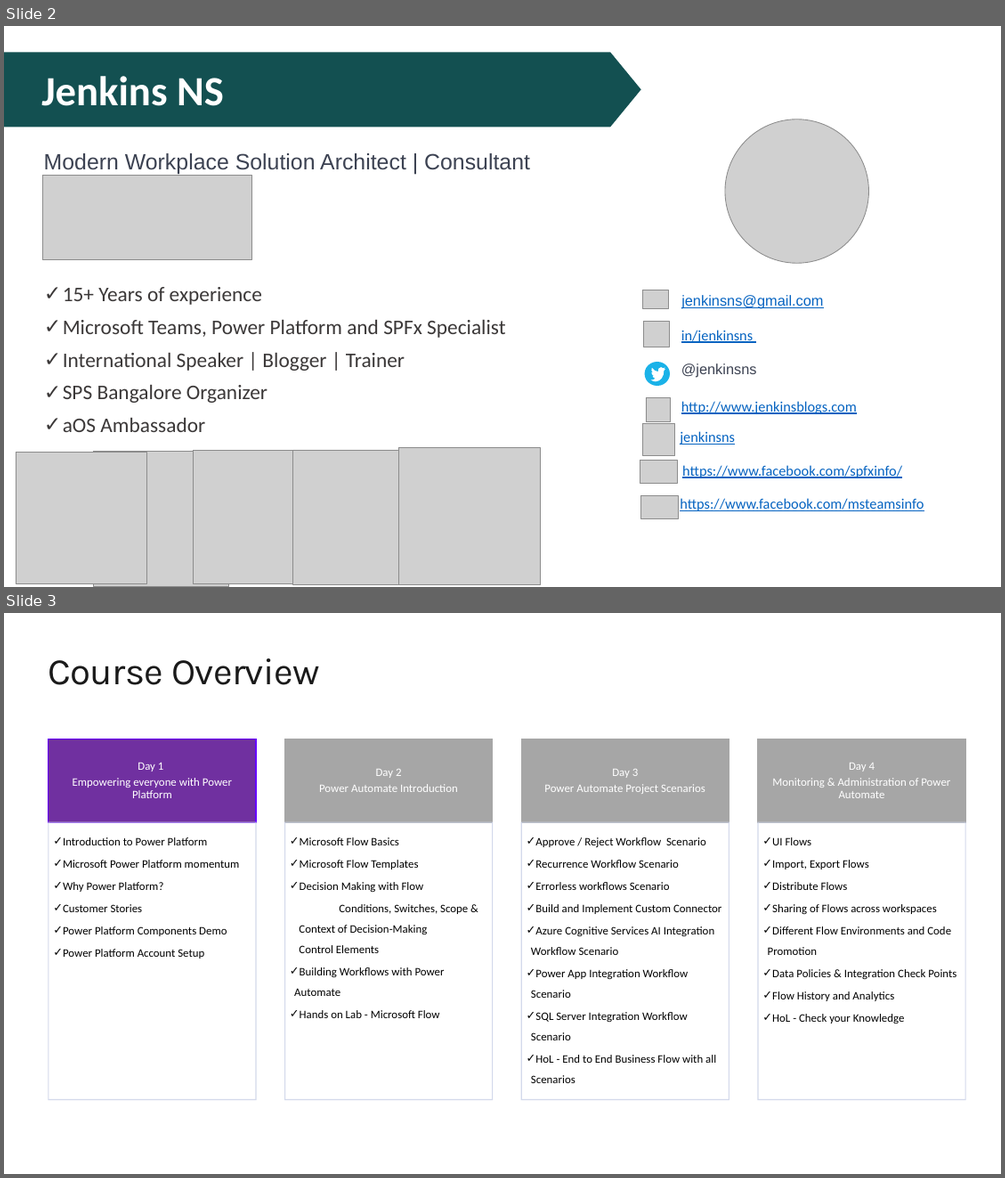
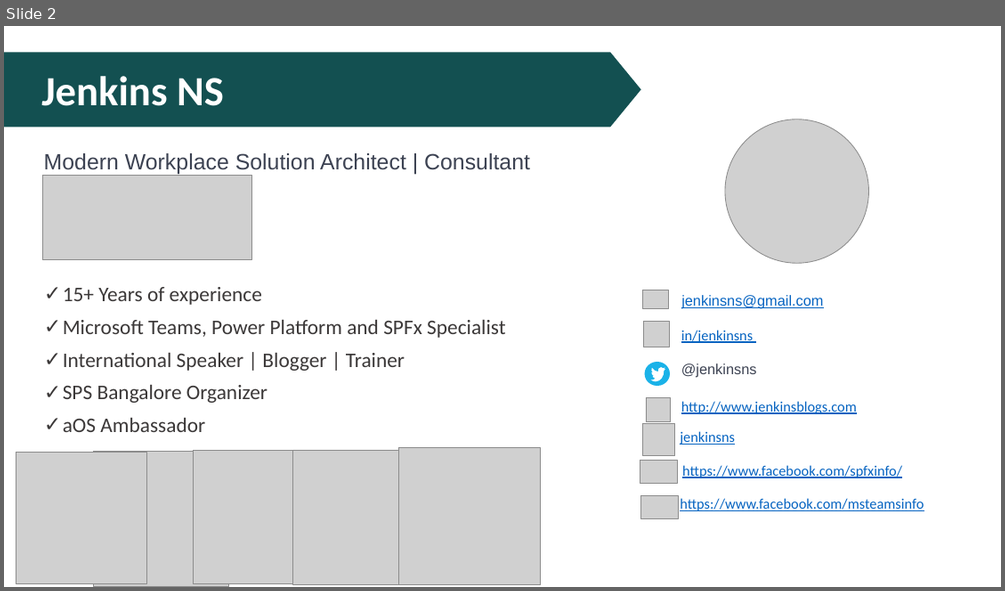
Before and after one commit to JPOWER4/MicrosoftTeams, a slide deck: MicrosoftTeams.pptx. Shown one above the other, each under a label of ours: slides 2 and 3 before the commit, slide 2 after it. The pictures are 1005x1178 and 1005x591 pixels, drawn with LibreOffice and Linux fonts; fonts in the diff are those of the drawing; grey boxes stand for pictures. Boxes give left, top, right and bottom in pixels: in the first picture for what was removed or moved away, otherwise in the second. Text is boxed around its words. In the diff, an @@ line names an element or a change of style, - is before the commit and + after.

```diff
--- a/MicrosoftTeams.pptx
+++ b/MicrosoftTeams.pptx
@@ slide 3 removed at bbox=[4, 613, 1001, 1174], background #FFFFFF @@
@@ title removed at bbox=[48, 658, 319, 685] @@
-Course Overview
@@ group removed at bbox=[48, 739, 965, 1100]: 8 rectangles, 8 texts @@
-Day 1
-Empowering everyone with Power Platform
-  ✓ Introduction to Power Platform
-  ✓ Microsoft Power Platform momentum
-  ✓ Why Power Platform?
-  ✓ Customer Stories
-  ✓ Power Platform Components Demo
-  ✓ Power Platform Account Setup
-Day 2
-Power Automate Introduction
-  ✓ Microsoft Flow Basics
-  ✓ Microsoft Flow Templates
-  ✓ Decision Making with Flow
-    Conditions, Switches, Scope & Context of Decision-Making Control Elements
-  ✓ Building Workflows with Power Automate
-  ✓ Hands on Lab - Microsoft Flow
-Day 3
-Power Automate Project Scenarios
-  ✓ Approve / Reject Workflow Scenario
-  ✓ Recurrence Workflow Scenario
-  ✓ Errorless workflows Scenario
-  ✓ Build and Implement Custom Connector
-  ✓ Azure Cognitive Services AI Integration Workflow Scenario
-  ✓ Power App Integration Workflow Scenario
-  ✓ SQL Server Integration Workflow Scenario
-  ✓ HoL - End to End Business Flow with all Scenarios
-Day 4
-Monitoring & Administration of Power Automate
-  ✓ UI Flows
-  ✓ Import, Export Flows
-  ✓ Distribute Flows
-  ✓ Sharing of Flows across workspaces
-  ✓ Different Flow Environments and Code Promotion
-  ✓ Data Policies & Integration Check Points
-  ✓ Flow History and Analytics
-  ✓ HoL - Check your Knowledge
```
Also in this commit, not shown: 1 slide added, 7 other files.
